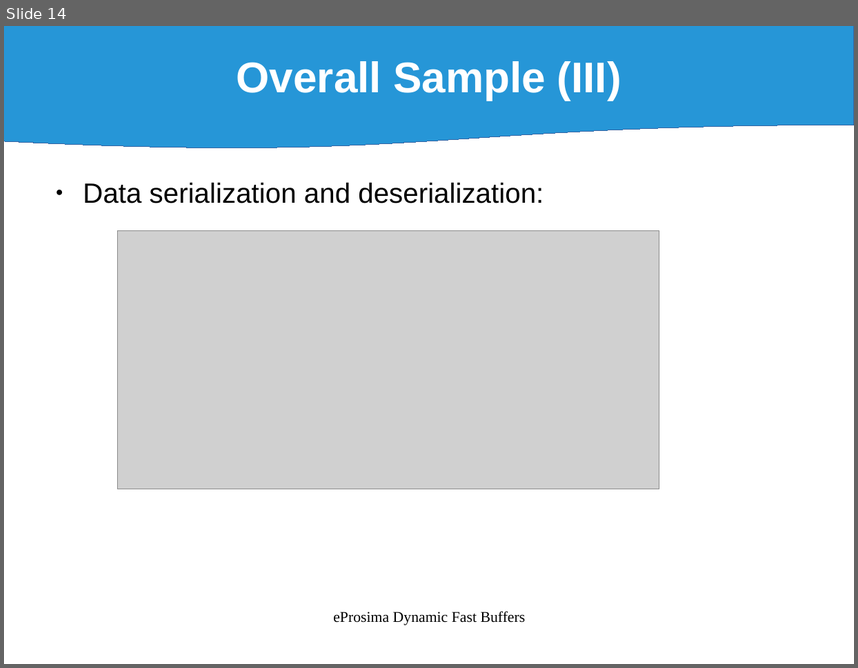
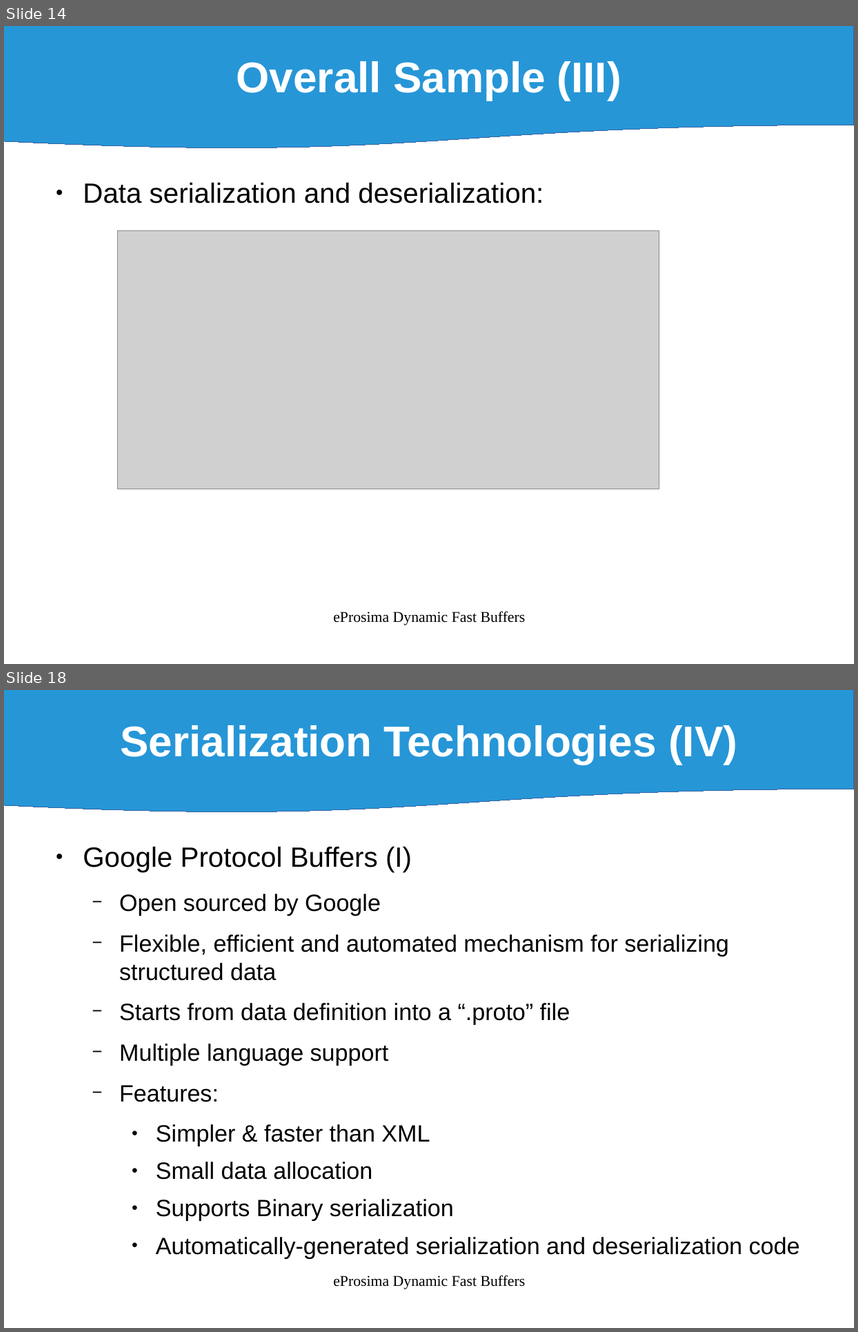
Before and after one commit to eProsima/Dynamic-Fast-Buffers, a slide deck: doc/DynamicFastBuffers_v0.1.odp. Shown one above the other, each under a label of ours: slide 14 before the commit, slides 14 and 18 after it; the slides between them are not shown. The pictures are 858x668 and 858x1332 pixels, drawn with LibreOffice and Linux fonts; fonts in the diff are those of the drawing; grey boxes stand for pictures. Boxes give left, top, right and bottom in pixels: in the first picture for what was removed or moved away, otherwise in the second. Text is boxed around its words. In the diff, an @@ line names an element or a change of style, - is before the commit and + after.

```diff
--- a/doc/DynamicFastBuffers_v0.1.odp
+++ b/doc/DynamicFastBuffers_v0.1.odp
@@ slide 18 added at (x1=4, y1=690, x2=854, y2=1328), background #FFFFFF @@
@@ flow chart document added at (x1=4, y1=690, x2=854, y2=814), fill #0084D1 at 85% opacity, outline #3465A4 0 pt, 40 pt, text #FFFFFF, bold @@
+Serialization Technologies (IV)
@@ text added at (x1=83, y1=846, x2=800, y2=1258), 22 pt, text #000000 @@
+● Google Protocol Buffers (I)
+  − Open sourced by Google
+  − Flexible, efficient and automated mechanism for serializing structured data
+  − Starts from data definition into a “.proto” file
+  − Multiple language support
+  − Features:
+    ● Simpler & faster than XML
+    ● Small data allocation
+    ● Supports Binary serialization
+    ● Automatically-generated serialization and deserialization code
@@ text added at (x1=333, y1=1274, x2=526, y2=1289), 14 pt, text #000000 @@
+eProsima Dynamic Fast Buffers
```
Also in this commit, not shown: 4 slides changed, 20 other slides added, 8 other files.
